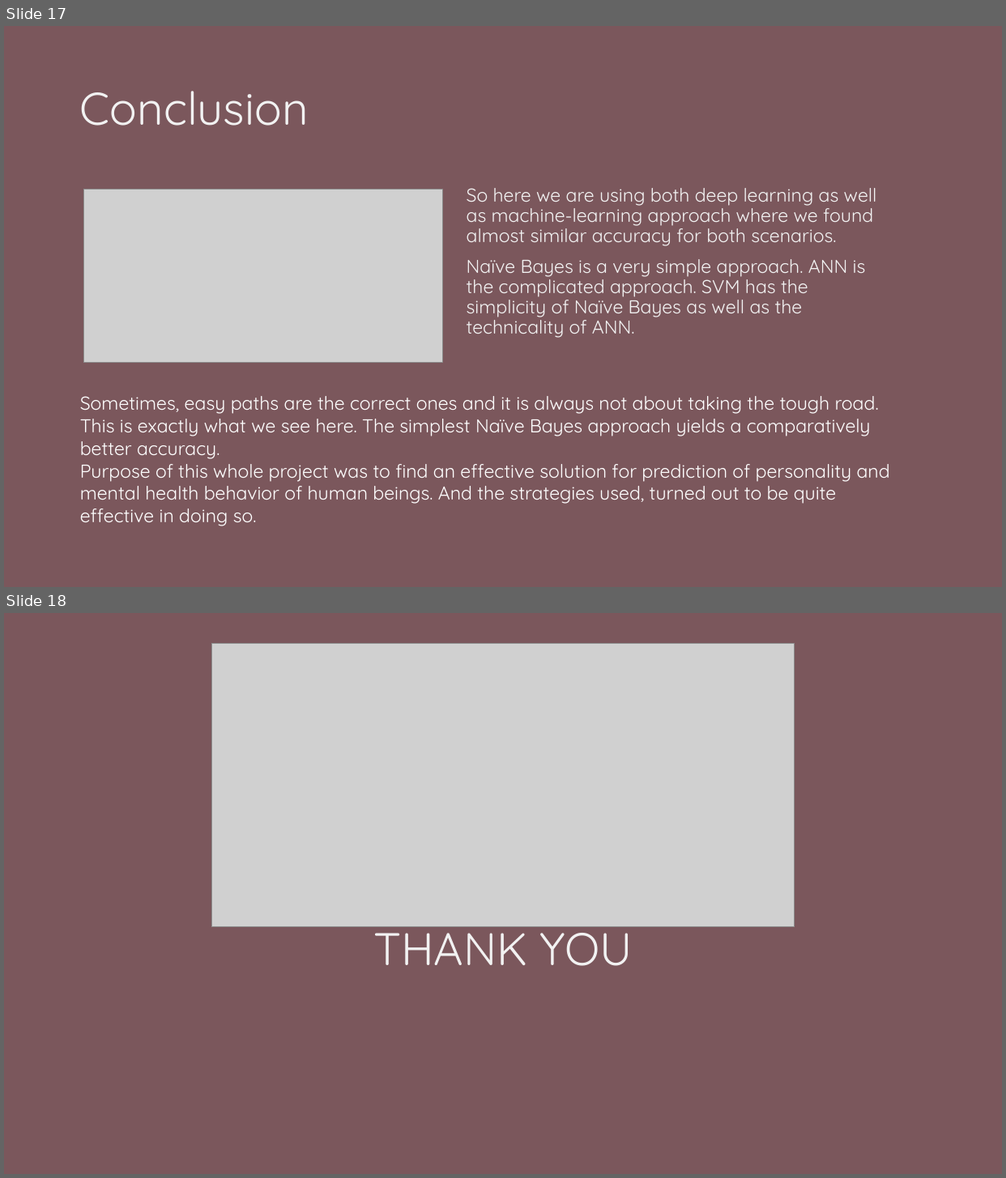
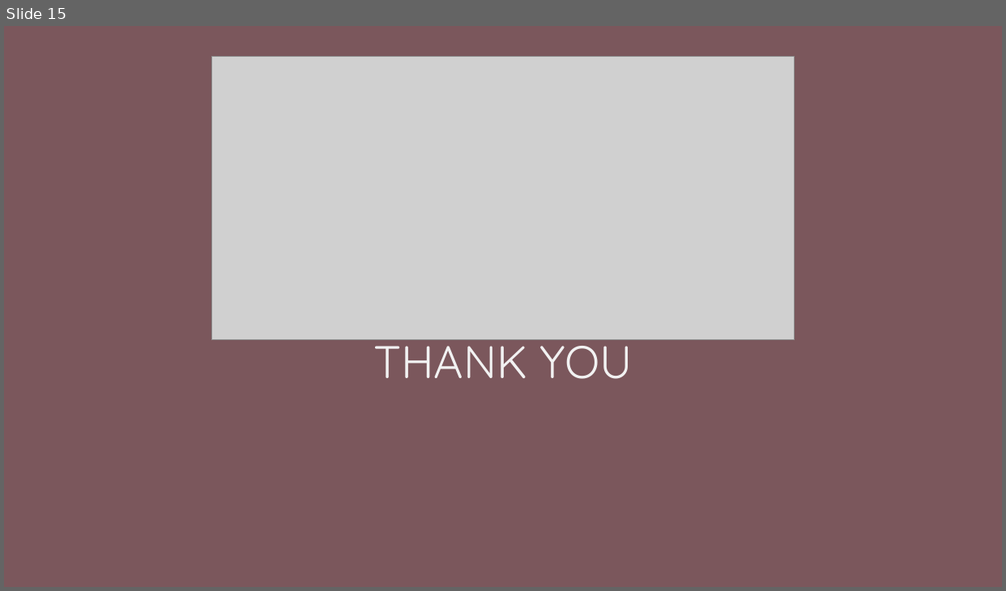
Before and after one commit to Manjari-99/Personality-Detection-From-Text, a slide deck: Personality Detection From Text.pptx. Shown one above the other, each under a label of ours: slides 17 and 18 before the commit, slide 15 after it. The pictures are 1006x1178 and 1006x591 pixels, drawn with LibreOffice and Linux fonts; fonts in the diff are those of the drawing; grey boxes stand for pictures. Boxes give left, top, right and bottom in pixels: in the first picture for what was removed or moved away, otherwise in the second. Text is boxed around its words. In the diff, an @@ line names an element or a change of style, - is before the commit and + after.

```diff
--- a/Personality Detection From Text.pptx
+++ b/Personality Detection From Text.pptx
@@ slide 17 removed at box(4, 26, 1002, 587), background #7B575C @@
@@ title removed at box(80, 91, 309, 126) @@
-Conclusion
@@ picture removed at box(84, 189, 443, 362) @@
@@ text removed at box(467, 188, 877, 338) @@
-So here we are using both deep learning as well as machine-learning approach where we found almost similar accuracy for both scenarios.
-Naïve Bayes is a very simple approach. ANN is the complicated approach. SVM has the simplicity of Naïve Bayes as well as the technicality of ANN.
@@ text removed at box(80, 396, 890, 527) @@
-Sometimes, easy paths are the correct ones and it is always not about taking the tough road. This is exactly what we see here. The simplest Naïve Bayes approach yields a comparatively better accuracy.
-Purpose of this whole project was to find an effective solution for prediction of personality and mental health behavior of human beings. And the strategies used, turned out to be quite effective in doing so.
@@ what was slide 18 is now slide 15 @@
```
Also in this commit, not shown: 4 slides changed, 1 slide added, 3 other slides removed, 1 other file.
